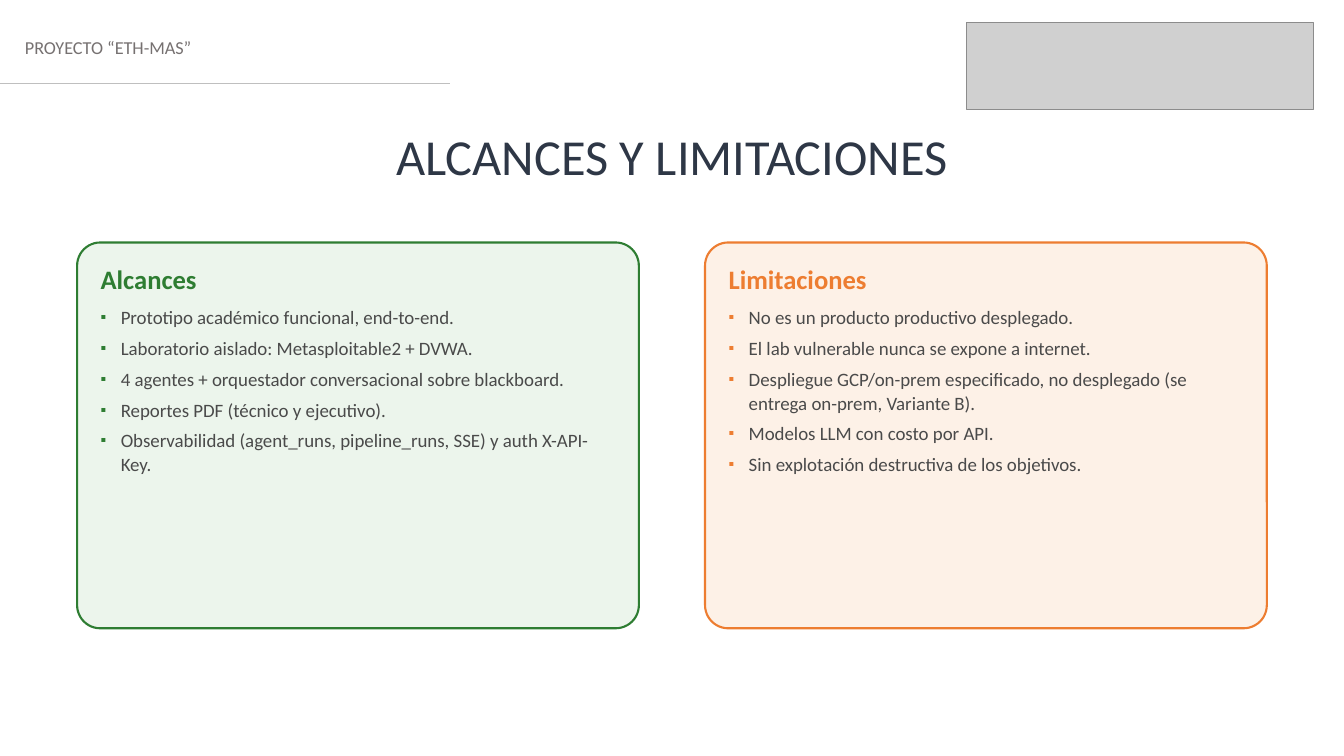
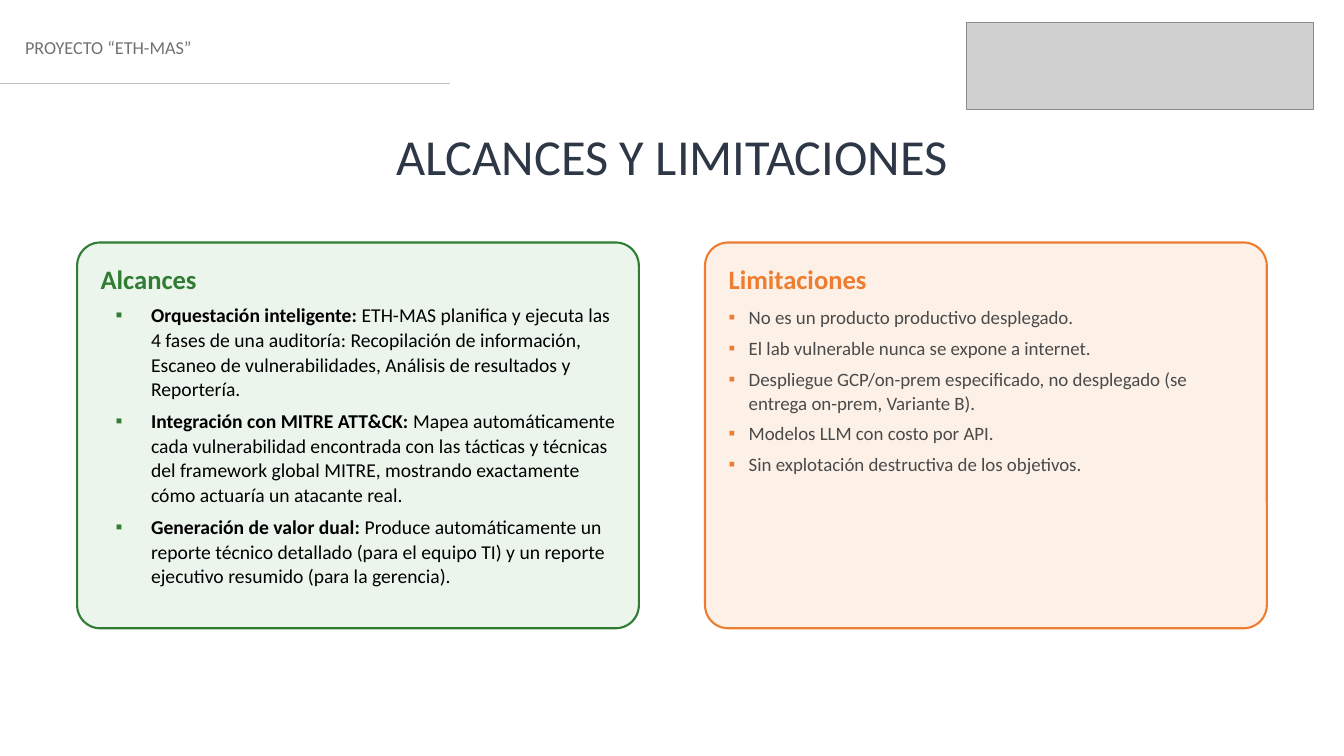
Before and after one commit to rodrigosantibanez1/Capstone, a slide deck: slide 5 of Fase 3/Evidencias Grupales/ETH-MAS_Presentacion_Final_Capstone.pptx (slide 6 before the commit). Drawn at 1344x756 pixels with LibreOffice and Linux fonts; fonts in the diff are those of the drawing; grey boxes stand for pictures. Boxes give left, top, right and bottom in pixels: in the first picture for what was removed or moved away, otherwise in the second. Text is boxed around its words. In the diff, an @@ line names an element or a change of style, - is before the commit and + after.

```diff
--- a/Fase 3/Evidencias Grupales/ETH-MAS_Presentacion_Final_Capstone.pptx
+++ b/Fase 3/Evidencias Grupales/ETH-MAS_Presentacion_Final_Capstone.pptx
@@ text in rounded rectangle at (151, 308, 615, 587): text changed; size 13.5 to 14 pt; text colour #4A4A4A to #000000 @@
-▪ Prototipo académico funcional, end-to-end.
-▪ Laboratorio aislado: Metasploitable2 + DVWA.
-▪ 4 agentes + orquestador conversacional sobre blackboard.
-▪ Reportes PDF (técnico y ejecutivo).
-▪ Observabilidad (agent_runs, pipeline_runs, SSE) y auth X-API-Key.
+▪ Orquestación inteligente: ETH-MAS planifica y ejecuta las 4 fases de una auditoría: Recopilación de información, Escaneo de vulnerabilidades, Análisis de resultados y Reportería.
+▪ Integración con MITRE ATT&CK: Mapea automáticamente cada vulnerabilidad encontrada con las tácticas y técnicas del framework global MITRE, mostrando exactamente cómo actuaría un atacante real.
+▪ Generación de valor dual: Produce automáticamente un reporte técnico detallado (para el equipo TI) y un reporte ejecutivo resumido (para la gerencia).
```
Also in this commit, not shown: 15 other slides changed, 2 slides added, 8 slides removed.
